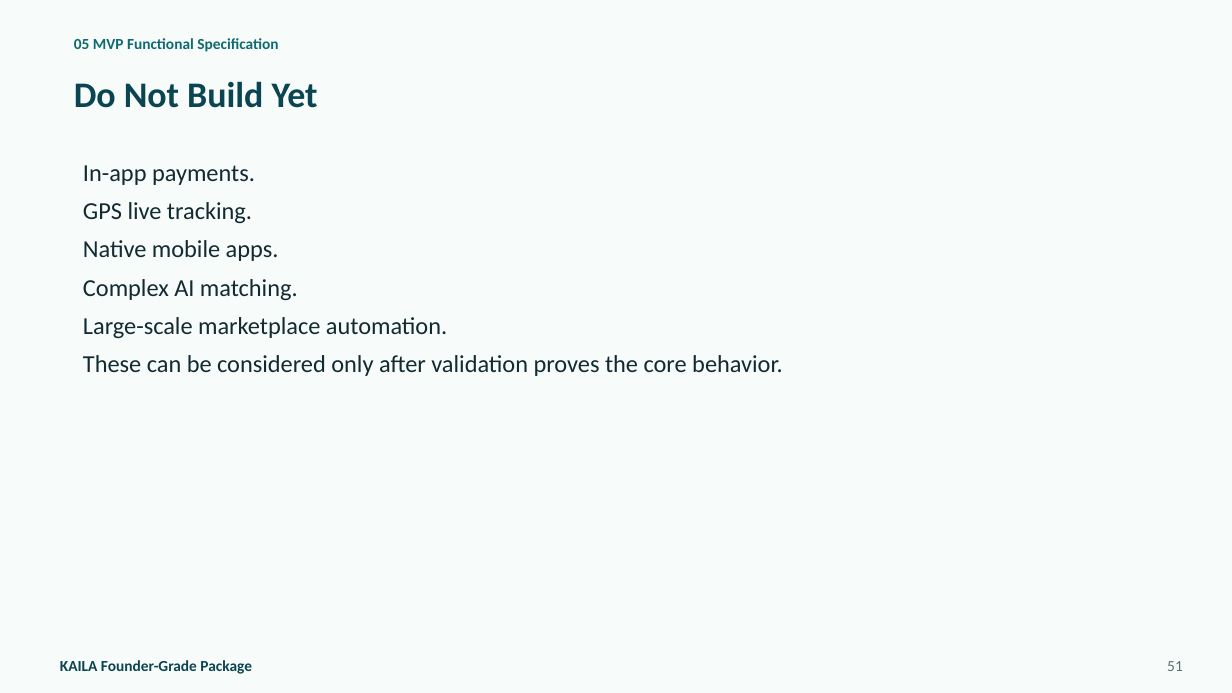
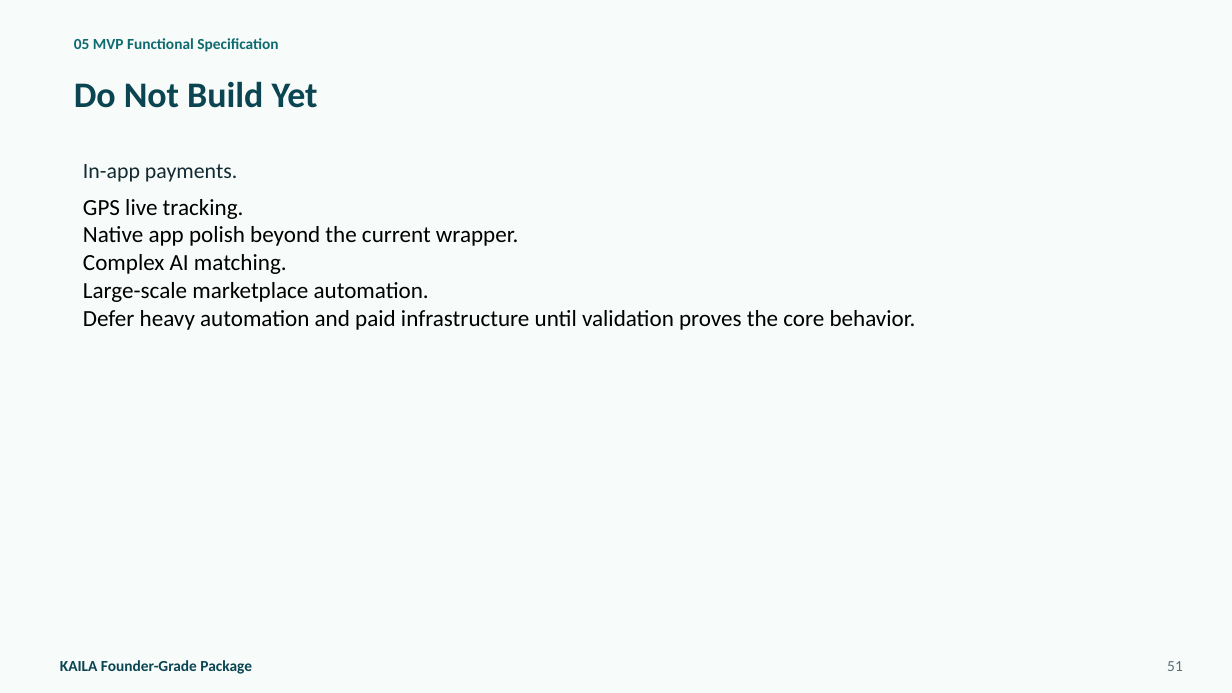
Before and after one commit to jmaeacido/kaila, a slide deck: slide 51 of KAILA_Founder_Grade_Package/KAILA Founder Presentation/presentation/KAILA Founder-Grade Package Presentation.pptx. Drawn at 1232x693 pixels with LibreOffice and Linux fonts; fonts in the diff are those of the drawing. Boxes give left, top, right and bottom in pixels: in the first picture for what was removed or moved away, otherwise in the second. Text is boxed around its words. In the diff, an @@ line names an element or a change of style, - is before the commit and + after.

```diff
--- a/KAILA_Founder_Grade_Package/KAILA Founder Presentation/presentation/KAILA Founder-Grade Package Presentation.pptx
+++ b/KAILA_Founder_Grade_Package/KAILA Founder Presentation/presentation/KAILA Founder-Grade Package Presentation.pptx
@@ text at [83,164,429,302]: size 19 to 17 pt in "In-app payments."; size 19 to 18 pt, text colour #122A31 to #000000 in "GPS live tracking.", "Complex AI matching.", "Large-scale marketplace automation."; less space between paragraphs @@
@@ text at [83,226,518,246]: text changed; size 19 to 18 pt; text colour #122A31 to #000000 @@
-Native mobile apps.
+Native app polish beyond the current wrapper.
@@ text at [83,310,916,330]: text changed; size 19 to 18 pt; text colour #122A31 to #000000 @@
-These can be considered only after validation proves the core behavior.
+Defer heavy automation and paid infrastructure until validation proves the core behavior.
```
Also in this commit, not shown: 8 other slides changed, 21 other files.
